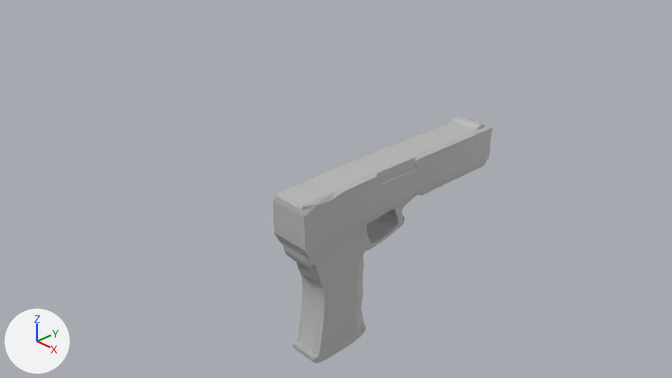
The Blender file GUN.blend as it was, and as the next commit left it.
Before and after are seen from the file's camera 'Camera'. Every picture has the same lights, and +X, +Y and +Z are marked at lower left.
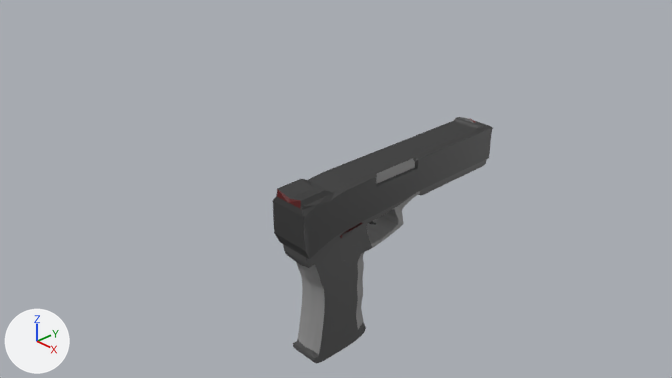
What changed in the scene script:
```text
Add img_pistoltex:
    img_pistoltex = load_image('pistoltex', 'pistoltex.png', 1024, 1024, 'sRGB')
Change mat_material_001:
    remove n1 = _N.new('ShaderNodeFresnel'); n1.name = 'Fresnel'
    remove n1.inputs[0].default_value = 1.45  # 'IOR'
    add n5 = _N.new('ShaderNodeTexImage'); n5.name = 'Image Texture.001'
    add n5.image = img_pistoltex
    where n2 = _N.new('ShaderNodeMixShader'); n2.name = 'Mix Shader'
    add n2.inputs[0].default_value = 0.127  # 'Factor'
    where n3 = _N.new('ShaderNodeBsdfAnisotropic'); n3.name = 'Glossy BSDF'
    add n3.inputs[0].default_value = (0.547, 0.547, 0.547, 1.0)  # 'Color', light grey #c3c3c3
    n3.inputs[1].default_value: 0.508 -> 0.499  # 'Roughness'
    where n4 = _N.new('ShaderNodeBsdfDiffuse'); n4.name = 'Diffuse BSDF'
    remove n4.inputs[0].default_value = (0.5, 0.5, 0.5, 1.0)  # 'Color', grey #bcbcbc
    add n4.inputs[1].default_value = 0.433  # 'Roughness'
    remove _L.new(n1.outputs[0], n2.inputs[0])  # 'Factor' to 'Factor'
    add _L.new(n5.outputs[0], n4.inputs[0])  # 'Color' to 'Color'
Change me_cylinder:
    used by ob_cylinder; location = (1.0, 2.55, 0.79); rotation_euler = (1.571, 0.0, 0.0), in degrees (90, 0, 0); scale = (0.178, 0.178, 0.124)
    remove me_cylinder.from_pydata(...)  # 2037 vertices, 1999 faces; spans x -2.1..1.4, y -13.9..1.7, z -2.9..30.3
    add me_cylinder.from_pydata(...)  # 2335 vertices, 2240 faces; spans x -2.1..1.4, y -13.9..1.9, z -2.9..30.3
    me_cylinder part 1: 4 vertices moved from x -1.7..1.0, y 1.3, z 26.6..30.0 to x -1.7..1.0, y 1.6..1.7, z 26.8..30.1; 8 vertices removed from x -1.7..1.0, y -4.3..1.7, z -0.5..22.9; 306 vertices added at x -1.9..1.2, y -5.0..1.9, z -2.9..24.6
    me_cylinder part 2: 1912 kept faces spanning x -2.1..1.4, y -13.9..1.7, z -2.3..30.3 get new texture (UV) coordinates
```

What differs and where, as boxes (x1, y1, x2, y2) in the pictures (672 x 378 px):
'Cylinder', surface changed, reshaped: (273, 117, 493, 363) in both
part 1 of me_cylinder, built on: before (276, 117, 482, 244); after (276, 117, 482, 249)
part 2 of me_cylinder, surface changed: (273, 118, 493, 363) in both
